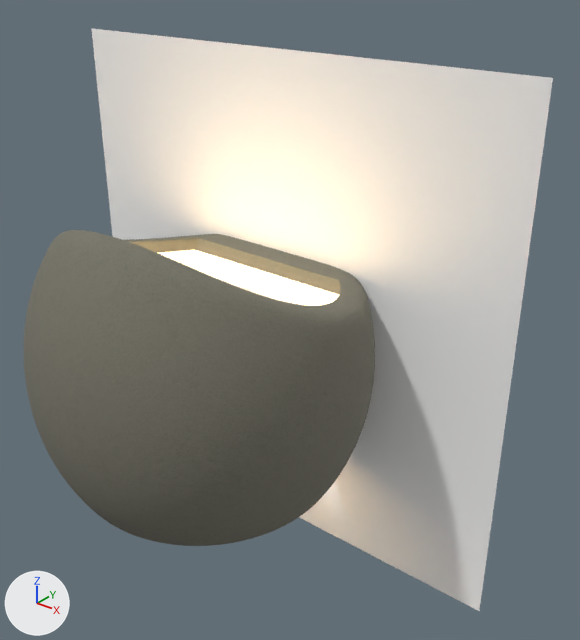
Renders of the glTF model assets/3d/opi.glb from each side of a commit.
Camera for both pictures: a 50 mm camera at (0.165, -0.153, 0.167) aimed at (0.023, 0.025, 0.057). Lighting does not change. The marker at lower left points along +X, +Y and +Z. The picture after the commit comes second. Vertices at exactly the same position are counted once.

Objects in the first picture: 'Holo'.
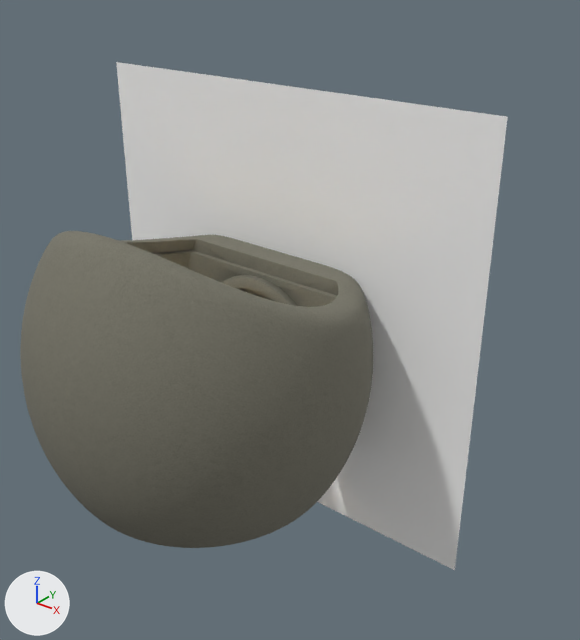
What changed in the scene script:
```text
Change me_holo:
    remove me_holo.from_pydata(...)  # 23951 vertices, 47954 faces; spans x -0.088..0.088, y -0.046..0.046, z -0.042..0.134
    add me_holo.from_pydata(...)  # 28495 vertices, 57010 faces; spans x -0.077..0.077, y -0.047..0.047, z -0.031..0.123
    me_holo part 1: the loose piece of 4 vertices spanning x -0.088..0.088, y 0.046, z -0.042..0.134 is rebuilt with 4 vertices and now spans x -0.077..0.077, y 0.047, z -0.031..0.123
    me_holo part 2: 1474 vertices moved within x -0.054..0.055, y -0.039..0.045, z 0.0..0.092; 20055 vertices removed from x -0.055..0.055, y -0.046..0.046, z 0.0..0.093; 21993 vertices added at x -0.055..0.055, y -0.047..0.045, z 0.0..0.093
    other edits to the shape of me_holo do not show in these pictures
    remove me_holo.materials.append(mat_pla_lit)  # white #fffaf3, glowing beige #ffdfb1
    remove me_holo.materials.append(mat_pla)  # white #faf9f7
    remove me_holo.materials.append(mat_pla_001)  # white #faf9f7
    add me_holo.materials.append(mat_concrete_deep_001)  # picture img_concrete_base_jpg
    add me_holo.materials.append(mat_concrete_deep_002)  # picture img_concrete_base_jpg
    add me_holo.materials.append(mat_concrete_deep_003)  # picture img_concrete_base_jpg
    add me_holo.materials.append(mat_glass_lit)  # white #fff8ef, glowing beige #ffe5bc
    add me_holo.materials.append(mat_metal_dark)  # grey #adadaf
    add me_holo.materials.append(mat_metal_dark_001)  # grey #adadaf
    add me_holo.materials.append(mat_metal_dark_002)  # grey #adadaf
    add me_holo.materials.append(mat_metal_dark_003)  # grey #adadaf
    add me_holo.materials.append(mat_metal_dark_004)  # grey #adadaf
    add me_holo.materials.append(mat_metal_dark_005)  # grey #adadaf
    add me_holo.materials.append(mat_metal_dark_006)  # grey #adadaf
    add me_holo.materials.append(mat_metal_dark_007)  # grey #adadaf
    add me_holo.materials.append(mat_metal_dark_008)  # grey #adadaf
```

Pixel boxes [x1, y1, x2, y2] of what changed, in the pictures (580 x 640 px; the box of a moved part takes in the faces that stretch with it):
'Holo', reshaped
    before: [24, 29, 553, 611]
    after: [20, 62, 508, 570]
part 1 of me_holo, rebuilt (15% narrower, 13% shorter)
    before: [92, 29, 553, 611]
    after: [116, 62, 508, 570]
part 2 of me_holo, moved or reshaped
    before: [24, 230, 375, 546]
    after: [20, 231, 373, 548]
